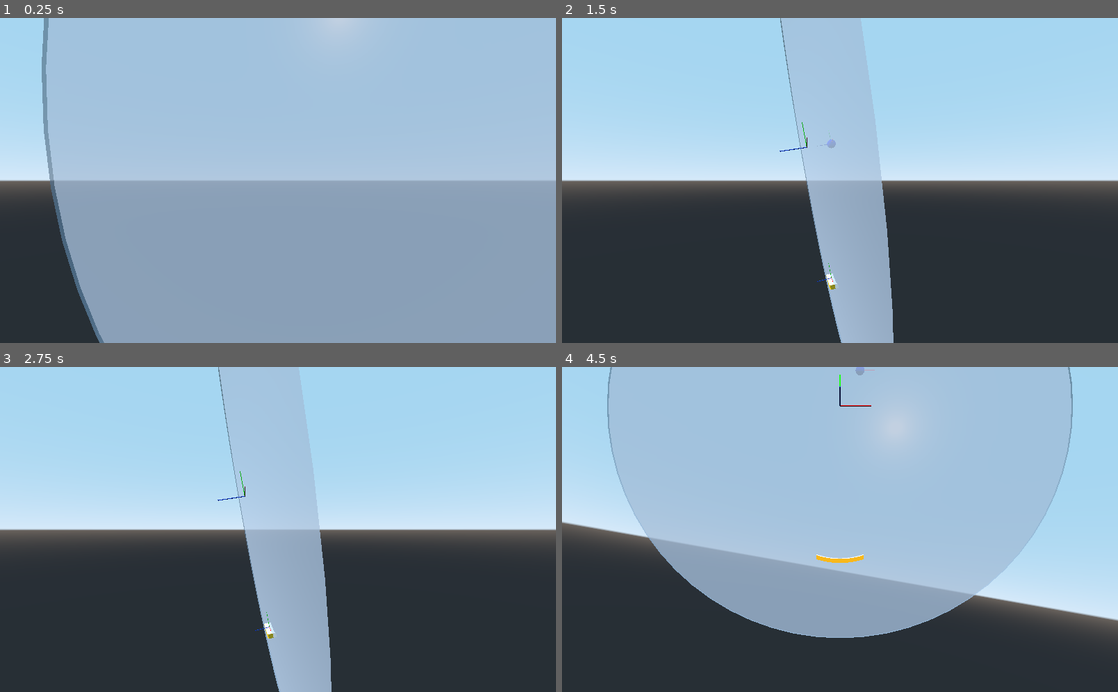
Above: before the commit, frames 1-4 (two rows, left to right).
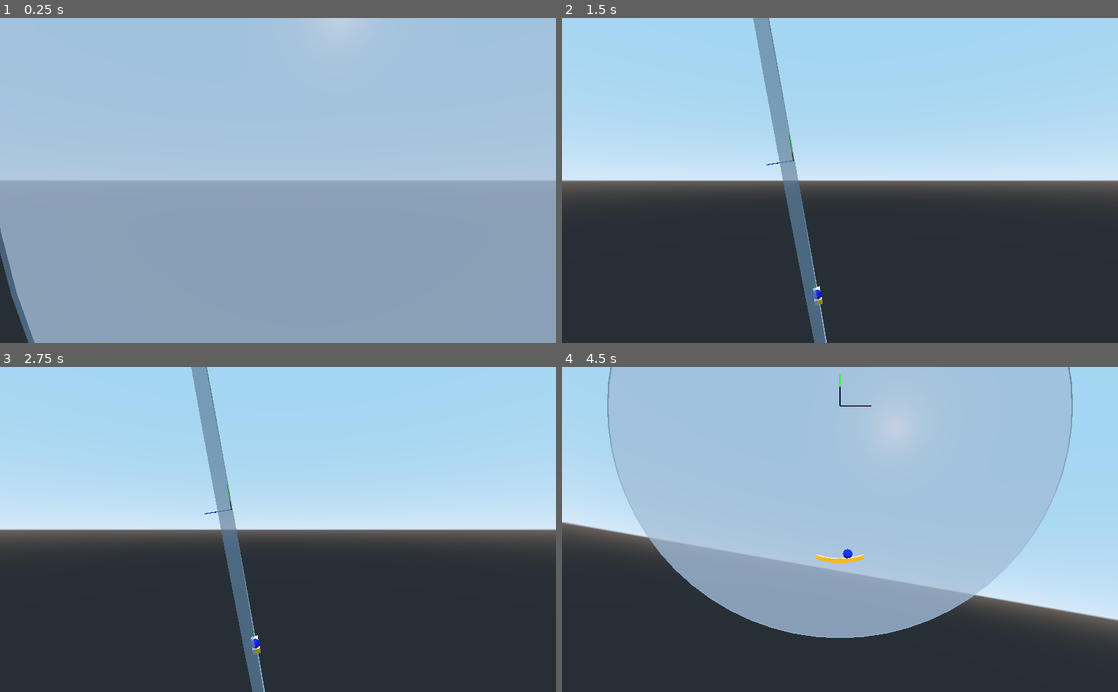
Above: after the commit, the same moments.

Repository: teratron/treaker
Game: Godot game, scene res://src/world/World.tscn
Two runs of this game, one before a commit and one after it. Both use one fixed random seed, a clock stepped at 60 frames per second and the inputs below.
Inputs (mouse positions are in pixels of both pictures, inside the frame that each line leads up to):
- Up to frame 1 (0.25 s): no input
- Up to frame 2 (1.5 s): tap Enter at 0.5 s; move the mouse to (867, 180) at 0.52 s; press the mouse at (867, 180) at 0.53 s; hold W (move_forward) from 0.53 s (still down); move the mouse to (812, 180) at 1.27 s; release the mouse at (812, 180) at 1.28 s; tap C (toggle_camera) at 1.35 s
- Up to frame 3 (2.75 s): keep holding W (move_forward); move the mouse to (289, 523) at 2.02 s; tap Alt (use_ability) at 2.1 s
- Up to frame 4 (4.5 s): keep holding W (move_forward); tap Space (move_up) at 2.75, 4.25 s; move the mouse to (834, 536) at 2.77 s; click (834, 536) at 2.85 s; tap Enter at 3.5 s; move the mouse to (878, 532) at 3.52 s; hold C (toggle_camera) 3.53-4.28 s; move the mouse to (795, 526) at 4.27 s; tap Alt (use_ability) at 4.35 s

The runs differ from the first frame. In frame 1, 7.7% of the frame differs, in the area x 0-19%, y 0-100%; in frame 2, 9.1%, in the area x 34-60%, y 0-100%; in frame 3, 9.1%; in frame 4, less than 0.1%.
Error after the commit: Invalid get index 'transform' (on base: 'Transform'). (res://src/player/Player.gd:60)

Commit message:
Update transform

Diff:
--- a/app/src/player/Ball.tscn
+++ b/app/src/player/Ball.tscn
@@ -21,6 +21,7 @@
 continuous_cd = true
 contacts_reported = 4
 contact_monitor = true
+sleeping = true
 script = ExtResource( 1 )
 
 [node name="MeshInstance" type="MeshInstance" parent="."]
--- a/app/src/player/Paddle.gd
+++ b/app/src/player/Paddle.gd
@@ -1,24 +1,41 @@
 extends StaticBody
 
 
-onready var ball_position := $BallPosition
+#onready var _ball_position := $BallPosition
 #
-#func set_ball_position(radius: float) -> void:
-#	var err_rate = radius * 2 * .001
-#	ball_position.transform.origin = Vector3(0, $MeshInstance.mesh.get_aabb().size.y * .5 + radius + err_rate, 0)
-
-var ball: Vector3 setget set_ball_position, get_ball_position
 
 
-func set_ball_position(position: Vector3) -> void:
-	ball.y = $MeshInstance.mesh.get_aabb().size.y * .5 + position.y * 1.002
-	$BallPosition.transform.origin = ball
-	#ball_position.y += $MeshInstance.mesh.get_aabb().size.y * .5
-	#print(ball_position)
+#var ball: Vector3 setget set_ball_position, get_ball_position
+var ball_position: Transform setget, get_ball_position
+
+#func set_ball_position(position: Vector3) -> void:
+#	ball.y = $MeshInstance.mesh.get_aabb().size.y * .5 + position.y * 1.002
+#	$BallPosition.transform.origin = ball
+#	#ball_position.y += $MeshInstance.mesh.get_aabb().size.y * .5
+#	#print(ball_position)
 
 
-func get_ball_position() -> Vector3:
-	return ball
+#func get_ball_position() -> Vector3:
+#	return ball
+
+
+#func _ready():
+#	yield(owner, "ready")
+
+func init_ball_position(radius: float) -> void:
+	$BallPosition.transform.origin.y = $MeshInstance.mesh.get_aabb().size.y * .5 + radius * 1.002
+	$BallPosition.transform.origin.x = 1
+	#ball_position = $BallPosition.transform
+
+
+#func set_ball_position(position: Transform) -> void:
+#	ball_position = transform.xform($BallPosition.transform)
+
+
+func get_ball_position() -> Transform:
+	#print(get_parent())
+	#return $BallPosition.transform
+	return Transform($BallPosition.transform.basis, transform.xform($BallPosition.transform.origin))
 
 
 func _on_Area_area_entered(_area):
--- a/app/src/player/Player.gd
+++ b/app/src/player/Player.gd
@@ -34,26 +34,14 @@
 	#yield(owner, "ready")
 	camera.transform.origin = Vector3(0, -radius_camera, distance_camera)
 	paddle.transform.origin = Vector3(0, -radius_paddle, 0)
-	#paddle.set_ball_position(ball.radius)
+	paddle.init_ball_position(ball.radius)
+	#print(paddle.ball_position)
+	ball.transform = paddle.ball_position
+	#ball.transform.origin = rotor.transform.xform_inv(paddle.transform.origin)
+	#ball.transform.origin = paddle.transform.xform(paddle.get_ball_position().origin)
+	#prints(paddle.transform.xform_inv(paddle.ball_position.origin), paddle.transform.origin)
 	#ball.transform.origin = paddle.transform.origin + paddle.ball_position.transform.origin
-
-	paddle.ball = Vector3(0, ball.radius, 0)
-	ball.transform.origin = paddle.transform.origin + paddle.ball
-
-	#prints(transform.basis, transform.basis.x + transform.basis.y)
-	#prints("player", transform.basis.y, to_global(transform.basis.y))
-	#prints("player", transform.origin, to_global(transform.origin))
-	#direction = transform.
-#	prints(transform)
-#	prints(transform.xform(Vector3.ZERO))
-#	prints(to_global(Vector3.ZERO))
-#	prints(to_local(Vector3.ZERO))
-	#prints(paddle.transform)
-#	prints(ball.transform.origin, paddle.ball_position.transform.origin)
-#	prints(paddle.transform.xform(paddle.ball_position.transform.origin)) ##
-#	prints(rotor.transform.xform(paddle.ball_position.transform.origin))
-#	prints(transform.xform(paddle.ball_position.transform.origin))
-	#prints(ball.transform)
+	prints(ball.transform, paddle.transform.origin)
 
 
 
@@ -84,7 +72,11 @@
 			if ball.is_parked:
 				#prints(ball.transform.origin)
 				#prints(rotor.transform.basis, paddle.ball_position.transform.origin)
-				ball.transform = Transform(rotor.transform.basis, paddle.ball_position.transform.origin)
+				#ball.transform = Transform(rotor.transform.basis, paddle.ball_position.transform.origin)
+				#ball.transform.origin = rotor.transform.xform_inv(paddle.ball_position.origin)
+				#print(paddle.ball_position)
+				ball.transform.origin = rotor.transform.xform_inv(paddle.ball_position.origin)
+				print(rotor.transform.xform_inv(paddle.ball_position.origin))
 
 		if is_center_look:
 			camera.look_at(rotor.transform.origin, Vector3(0, 0, 1))
--- a/app/src/world/World.tscn
+++ b/app/src/world/World.tscn
@@ -23,7 +23,7 @@
 [node name="Debug" parent="." instance=ExtResource( 1 )]
 
 [node name="Player" parent="." instance=ExtResource( 2 )]
-transform = Transform( 0.975082, -0.141315, 0.17101, 0.17101, 0.969846, -0.173648, -0.141314, 0.198566, 0.969846, 5, 5, 5 )
+transform = Transform( 0.975082, -0.141315, 0.17101, 0.17101, 0.969846, -0.173648, -0.141314, 0.198566, 0.969846, 5, 3, 7 )
 
 [node name="Bricks" type="StaticBody" parent="Player"]
 visible = false
